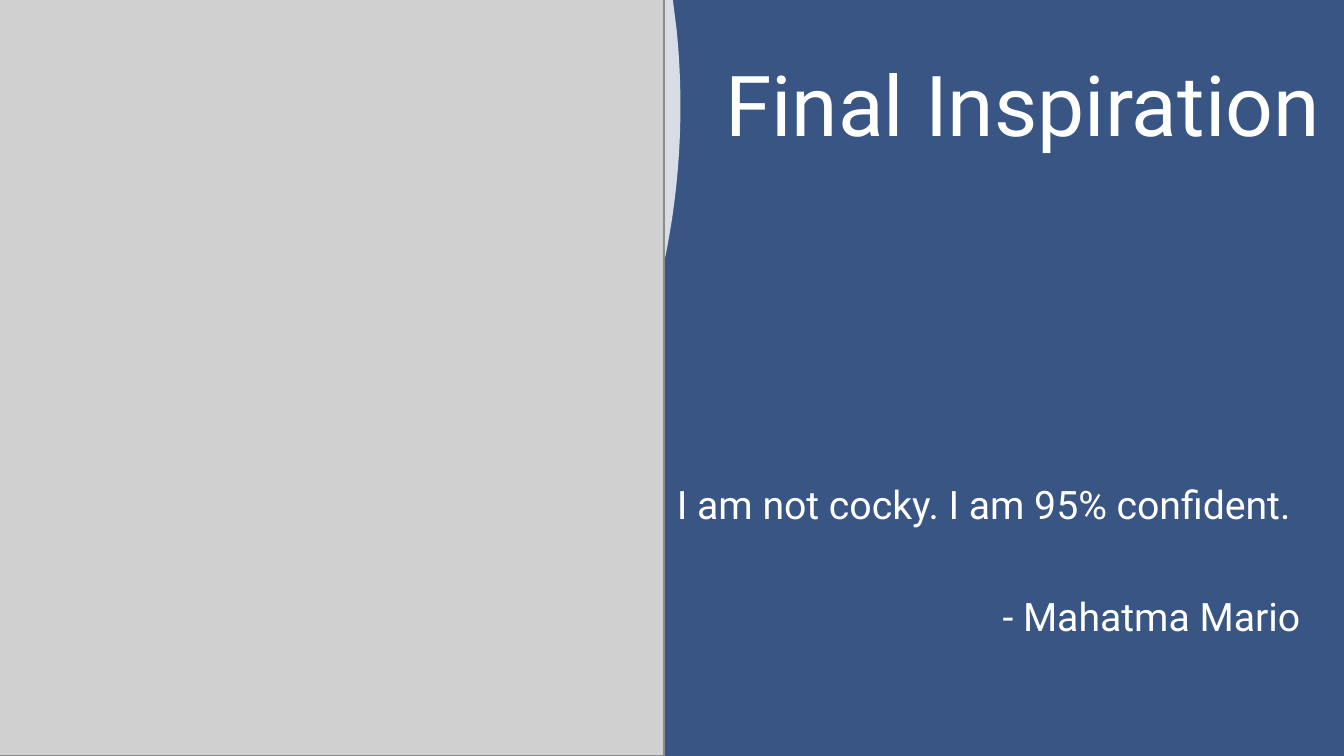
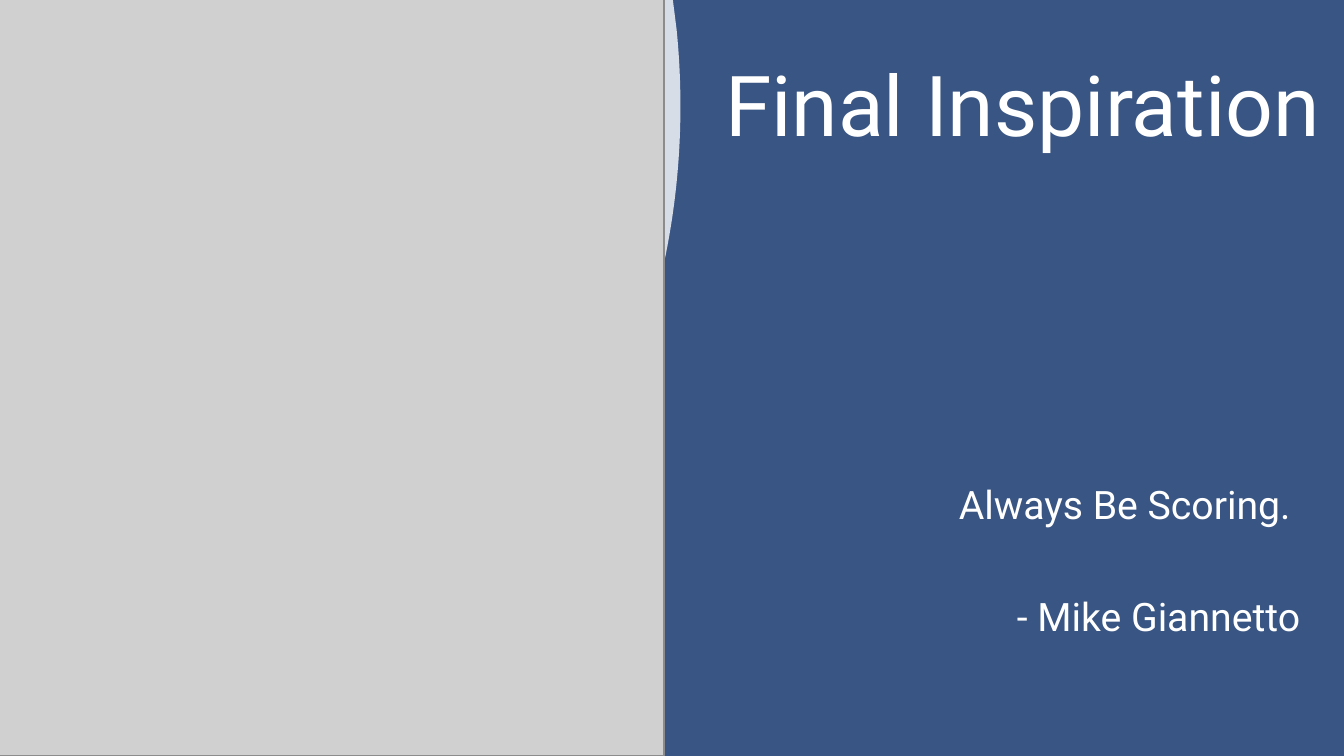
Before and after one commit to SuperMarioGiacomazzo/STOR390_WEBSITE, a slide deck: slide 10 of Slides/Sports Analytics 3/Sports_Analytics_3_Lecture.pptx. Drawn at 1344x756 pixels with LibreOffice and Linux fonts; fonts in the diff are those of the drawing; grey boxes stand for pictures. Boxes give left, top, right and bottom in pixels: in the first picture for what was removed or moved away, otherwise in the second. Text is boxed around its words. In the diff, an @@ line names an element or a change of style, - is before the commit and + after.

```diff
--- a/Slides/Sports Analytics 3/Sports_Analytics_3_Lecture.pptx
+++ b/Slides/Sports Analytics 3/Sports_Analytics_3_Lecture.pptx
@@ text at <box>959,489,1300,632</box>: text changed @@
-I am not cocky. I am 95% confident.
-- Mahatma Mario
+Always Be Scoring.
+- Mike Giannetto
```
Also in this commit, not shown: 3 other files.
